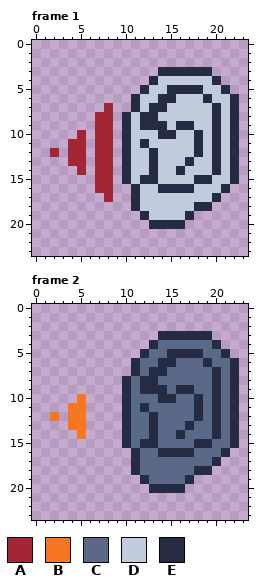
A pixel-art file gets an edit: Assets/HUD/AudioIndicator.ase. Above: the version before the commit.
24x24 pixels, 3 frames. Colours within 5 levels of each other are drawn and written as one. Shown: frame 1, frame 2. The commit also changed other frames, which this record leaves out.
Palette (. is transparent): A #a22633  B #f77622  C #5a6988  D #c0cbdc  E #262b44
Pixels before, frame 1, first column x 2:
 3 ............EEEEEE...
 4 ...........EDDDDDDE..
 5 ..........EDDEEEEDDE.
 6 .........EDDEEDDDEDDE
 7 ......A..EDEEDDDDDEDE
 8 .....AA.EDEEDDDDDDEDE
 9 .....AA.EDEEEDEEDDEDE
10 ...A.AA.EDDDEEDDEDEDE
11 ..AA.AA.EDEDDDDDEDEDE
12 A.AA.AA.EDDEDDDDEDEDE
13 ..AA.AA.EDDEDDDEDDEDE
14 ...A.AA.EDDEDDEDDDEDE
15 .....AA.EDEEDDDDEEDDE
16 .....AA..EDDEEEEDDDE.
17 ......A..EDDDDDDDDE..
18 .........EDDDDDDEE...
19 ..........EDDDDE.....
20 ...........EEEE......
Pixels before, frame 2, first column x 2:
 3 ............EEEEEE...
 4 ...........ECCCCCCE..
 5 ..........ECCEEEECCE.
 6 .........ECCEECCCECCE
 7 .........ECEECCCCCECE
 8 ........ECEECCCCCCECE
 9 ........ECEEECEECCECE
10 ...B....ECCCEECCECECE
11 ..BB....ECECCCCCECECE
12 B.BB....ECCECCCCECECE
13 ..BB....ECCECCCECCECE
14 ...B....ECCECCECCCECE
15 ........ECEECCCCEECCE
16 .........ECCEEEECCCE.
17 .........ECCCCCCCCE..
18 .........ECCCCCCEE...
19 ..........ECCCCE.....
20 ...........EEEE......
Now the later version:
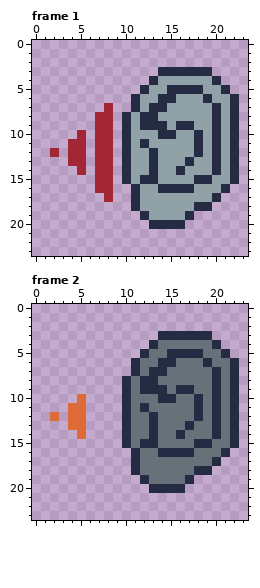
The exact change:
colour B: #f77622 -> #de6a38
colour C: #5a6988 -> #68717a
colour D: #c0cbdc -> #90a1a8
Pixel boxes of the changes (left, top, right, bottom) in both pictures:
changed: (131, 76, 230, 220)
changed: (131, 340, 230, 484)
changed: (50, 394, 86, 439)
